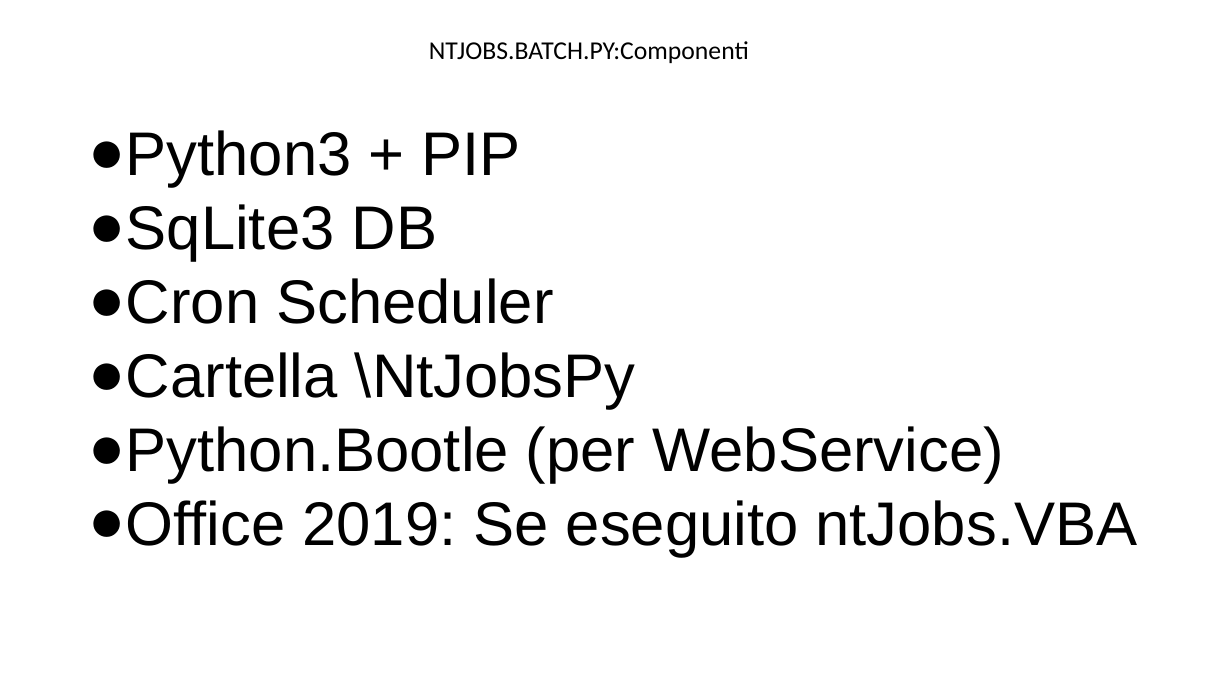
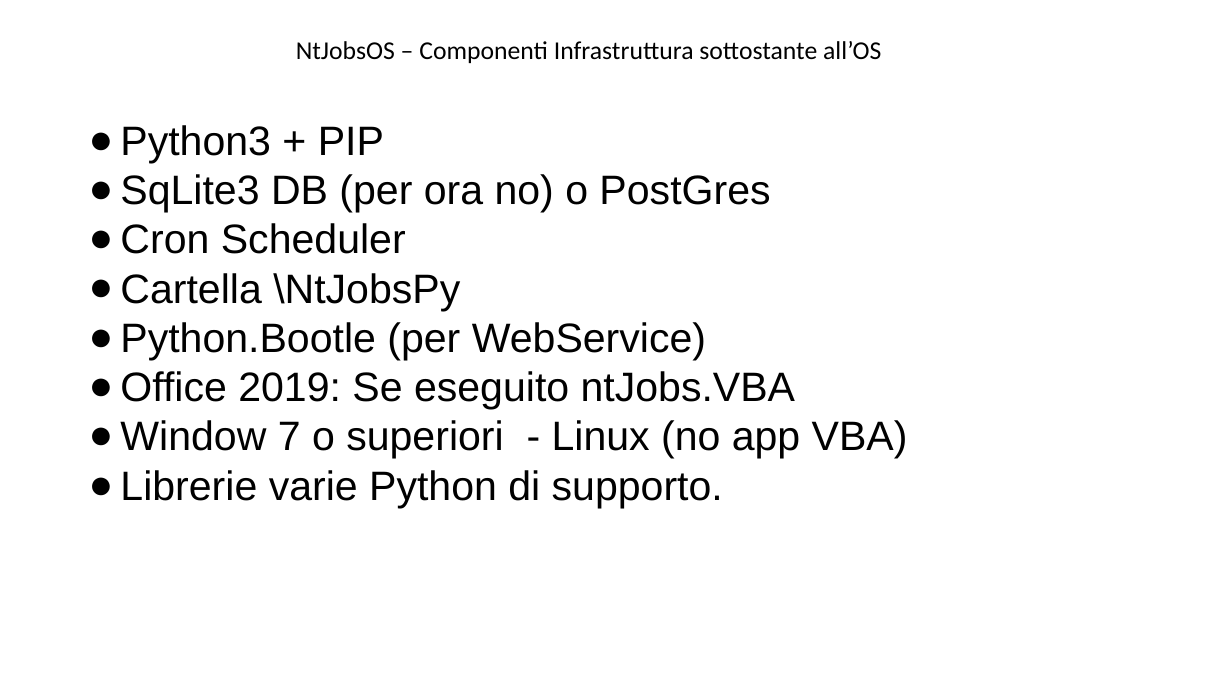
Before and after one commit to ntgcorp/ntJobsOS, a slide deck: slide 7 of ntjobs_white_paper_it.pptx. Drawn at 1232x693 pixels with LibreOffice and Linux fonts; fonts in the diff are those of the drawing. Boxes give left, top, right and bottom in pixels: in the first picture for what was removed or moved away, otherwise in the second. Text is boxed around its words. In the diff, an @@ line names an element or a change of style, - is before the commit and + after.

```diff
--- a/ntjobs_white_paper_it.pptx
+++ b/ntjobs_white_paper_it.pptx
@@ text at bbox=[296, 41, 881, 63]: text changed @@
-NTJOBS.BATCH.PY:Componenti
+NtJobsOS – Componenti Infrastruttura sottostante all’OS
@@ text at bbox=[120, 125, 795, 409]: size 48 to 32 pt in "Python3 + PIP", "Cron Scheduler", "Cartella \NtJobsPy", "Python.Bootle (per WebService)" and 1 more places @@
@@ text at bbox=[120, 174, 770, 212]: text changed; size 48 to 32 pt @@
-● SqLite3 DB
+● SqLite3 DB (per ora no) o PostGres
@@ text at bbox=[120, 420, 908, 508]: paragraphs added @@
+● Window 7 o superiori - Linux (no app VBA)
+● Librerie varie Python di supporto.
```
Also in this commit, not shown: 15 other slides changed, 5 slides added, 11 other files.
